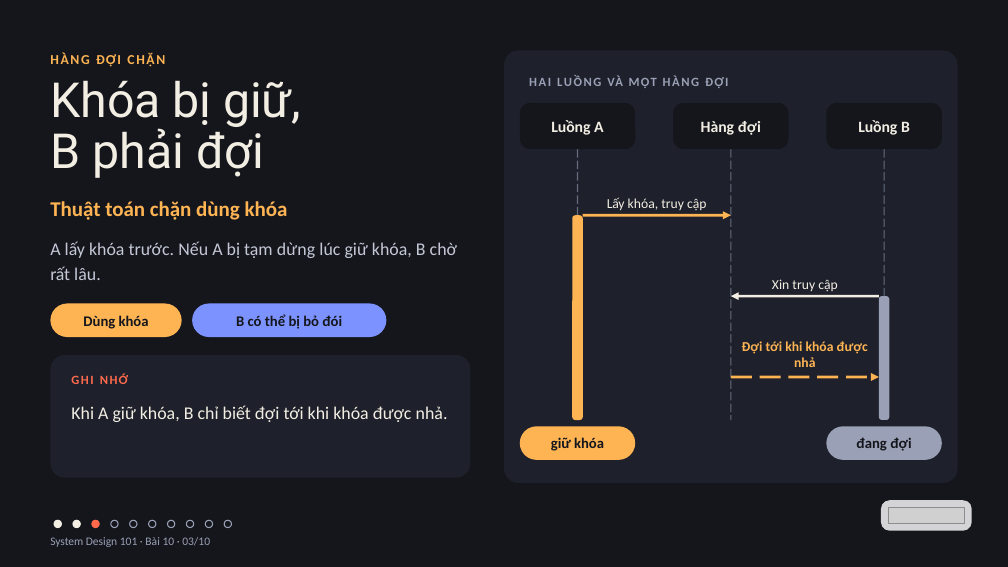
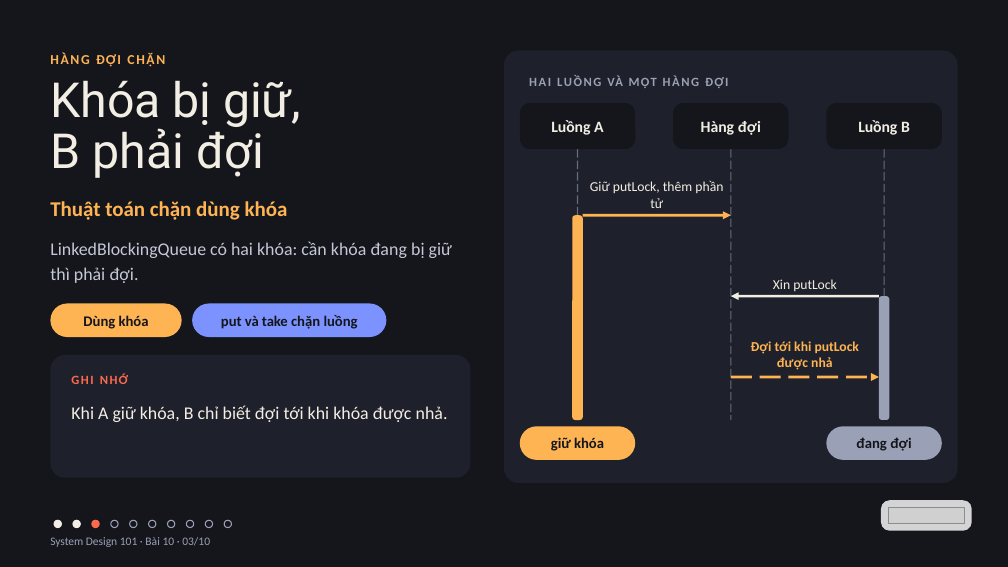
Before and after one commit to vohoailinh90/tool-marketing-studio, a slide deck: slide 3 of system-design-101/vi/lessons/sd-10-010/slides/sd-10-010.pptx. Drawn at 1008x567 pixels with LibreOffice and Linux fonts; fonts in the diff are those of the drawing; grey boxes stand for pictures. Boxes give left, top, right and bottom in pixels: in the first picture for what was removed or moved away, otherwise in the second. Text is boxed around its words. In the diff, an @@ line names an element or a change of style, - is before the commit and + after.

```diff
--- a/system-design-101/vi/lessons/sd-10-010/slides/sd-10-010.pptx
+++ b/system-design-101/vi/lessons/sd-10-010/slides/sd-10-010.pptx
@@ text at (590, 181, 723, 208): text changed @@
-Lấy khóa, truy cập
+Giữ putLock, thêm phần tử
@@ text at (50, 241, 452, 283): text changed @@
-A lấy khóa trước. Nếu A bị tạm dừng lúc giữ khóa, B chờ rất lâu.
+LinkedBlockingQueue có hai khóa: cần khóa đang bị giữ thì phải đợi.
@@ text at (773, 279, 836, 291): text changed @@
-Xin truy cập
+Xin putLock
@@ text in rounded rectangle at (221, 315, 358, 329): text changed @@
-B có thể bị bỏ đói
+put và take chặn luồng
@@ text at (751, 341, 859, 370): text changed @@
-Đợi tới khi khóa được nhả
+Đợi tới khi putLock được nhả
```
Also in this commit, not shown: 9 other slides changed.
